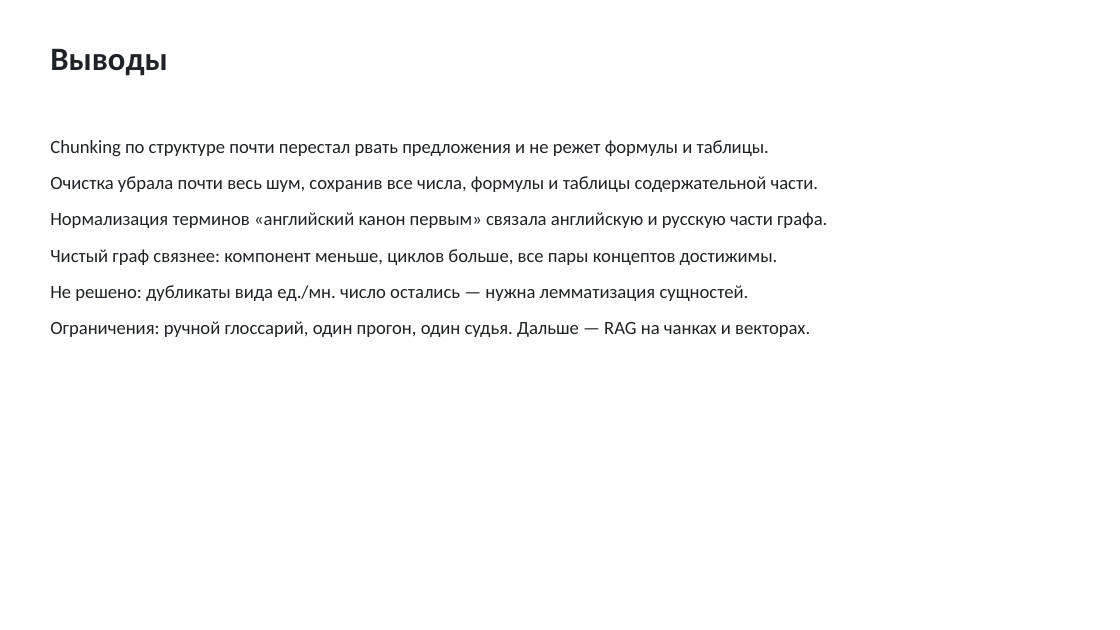
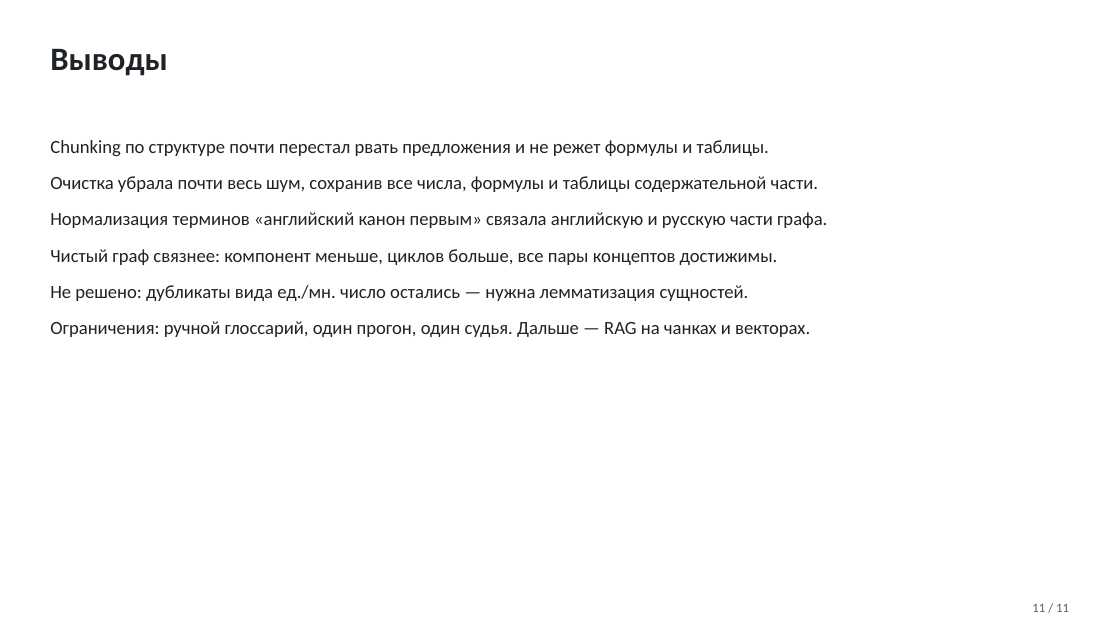
Before and after one commit to TeaDove/mam-26-1, a slide deck: slide 11 of 1-graph/lab-2/results/presentation.pptx. Drawn at 1120x630 pixels with LibreOffice and Linux fonts; fonts in the diff are those of the drawing; background and template pictures are left out. Boxes give left, top, right and bottom in pixels: in the first picture for what was removed or moved away, otherwise in the second. Text is boxed around its words. In the diff, an @@ line names an element or a change of style, - is before the commit and + after.

```diff
--- a/1-graph/lab-2/results/presentation.pptx
+++ b/1-graph/lab-2/results/presentation.pptx
@@ text added at bbox=[1032, 604, 1069, 612], 11 pt, text #5F5E5A @@
+11 / 11
```
Also in this commit, not shown: 10 other slides changed, 1 other file.
